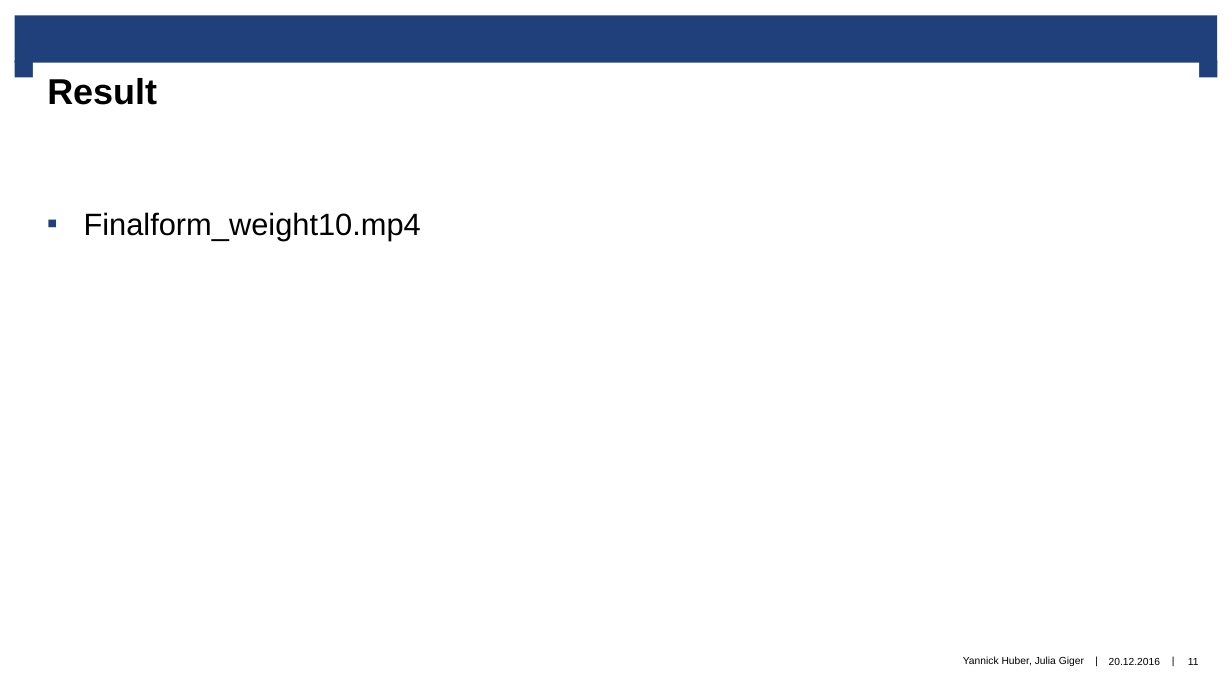
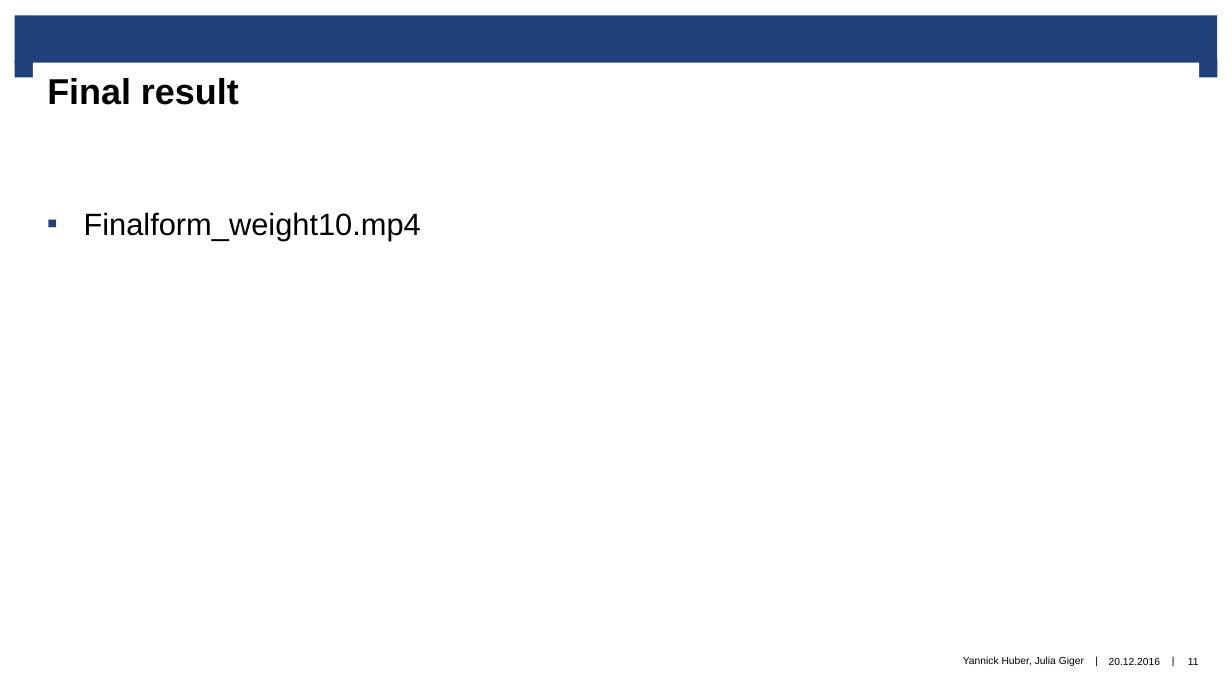
Before and after one commit to JuG16/pbs, a slide deck: slide 11 of project/final_presentation.pptx. Drawn at 1232x693 pixels with LibreOffice and Linux fonts; fonts in the diff are those of the drawing; background and template pictures are left out. Boxes give left, top, right and bottom in pixels: in the first picture for what was removed or moved away, otherwise in the second. Text is boxed around its words. In the diff, an @@ line names an element or a change of style, - is before the commit and + after.

Commit message:
presentation

```diff
--- a/project/final_presentation.pptx
+++ b/project/final_presentation.pptx
@@ title at [47,78,239,105]: text changed @@
-Result
+Final result
```
Also in this commit, not shown: 1 other slide changed, 1 other file.
